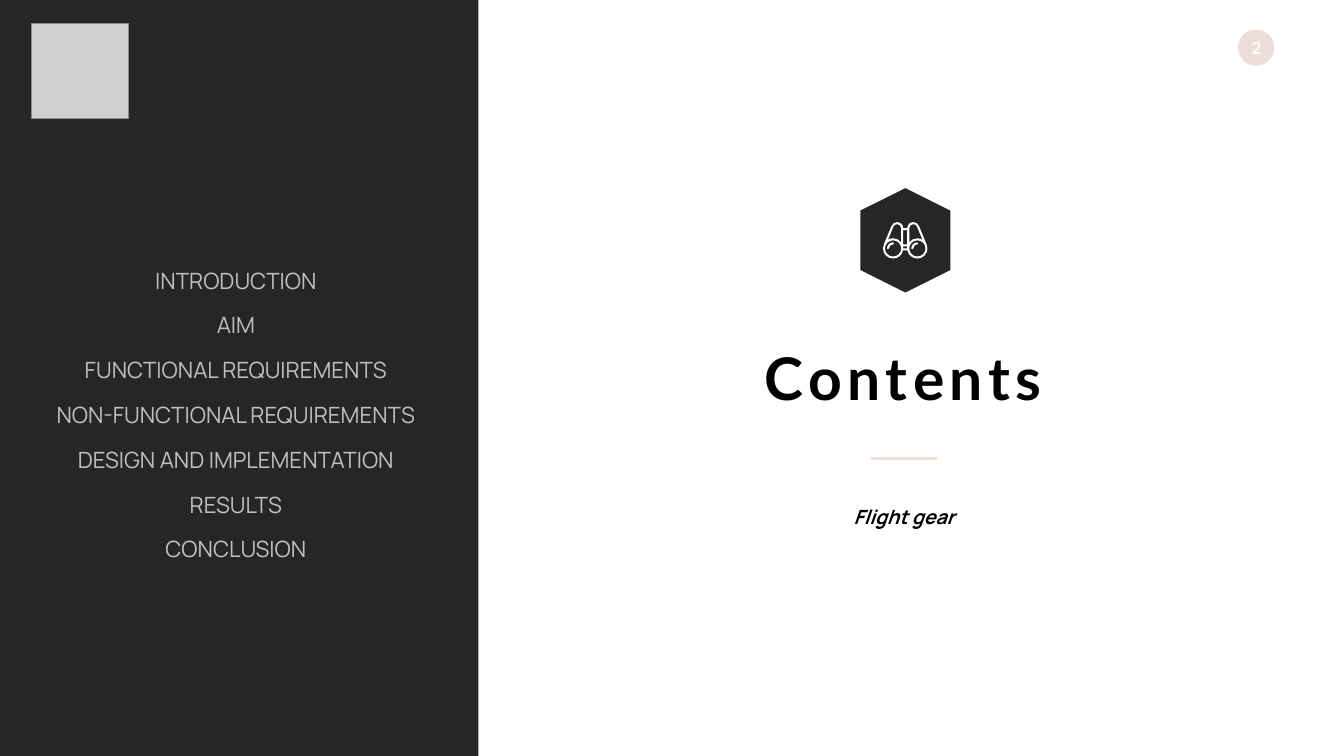
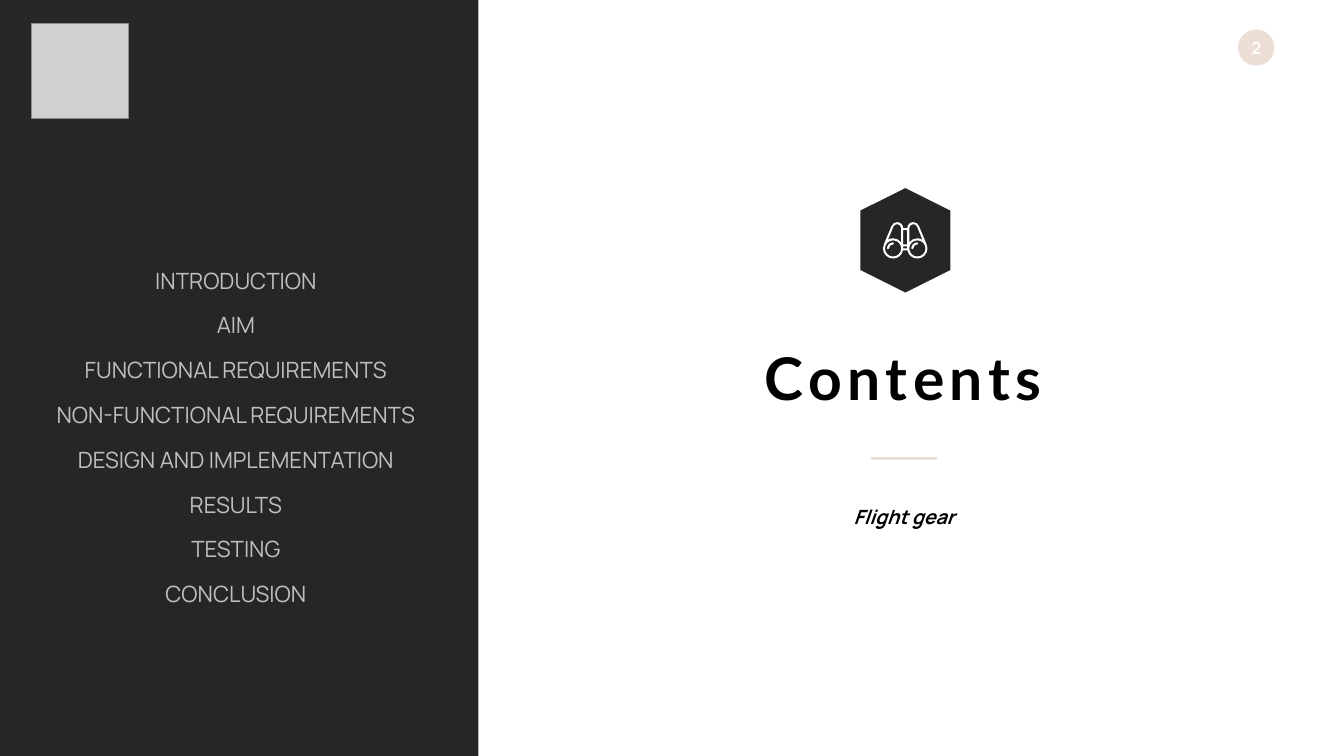
Before and after one commit to benkenobi007/CHIS-Documents, a slide deck: slide 2 of SE Lab/OS-FG.pptx. Drawn at 1344x756 pixels with LibreOffice and Linux fonts; fonts in the diff are those of the drawing; grey boxes stand for pictures. Boxes give left, top, right and bottom in pixels: in the first picture for what was removed or moved away, otherwise in the second. Text is boxed around its words. In the diff, an @@ line names an element or a change of style, - is before the commit and + after.

```diff
--- a/SE Lab/OS-FG.pptx
+++ b/SE Lab/OS-FG.pptx
@@ text at (191, 540, 280, 558): paragraph added @@
+TESTING
```
Also in this commit, not shown: 1 other slide changed, 5 slides added.
